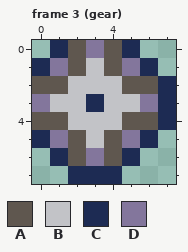
File history of a pixel-art file, workshop/sprites/Items.aseprite. This is how it looked before the edit.
8x8 pixels, 4 frames. Shown: frame 3 (gear).
Palette (. is transparent): A #5f574f  B #c2c3c7  C #1d2b53  D #83769c
Pixels before, frame 3 (gear), first column x 0:
0 .CADAC..
1 CDABADC.
2 AABBBAAC
3 DBBCBBDC
4 AABBBAAC
5 CDABADC.
6 .CADAC..
7 ..CCC...
And afterwards:
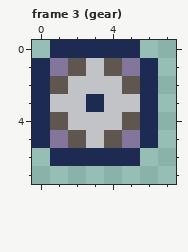
Log entry: Renamed items' sprite so they fit the reality.
What changed:
Changed rows in their new state; - is an unchanged pixel.
Frame 3 (gear):
first column x 0:
0 --CCC---
2 C-----C.
3 C-----C.
4 C-----C.
6 --CCC---
7 --...---
